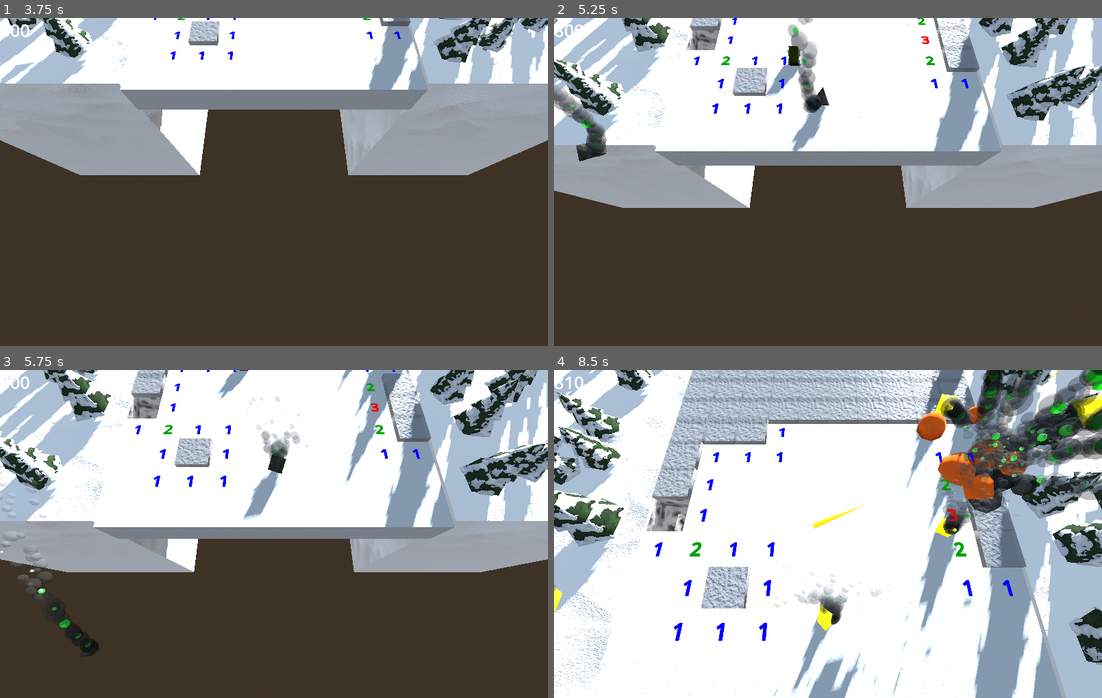
Above: before the commit, frames 1-4 (two rows, left to right).
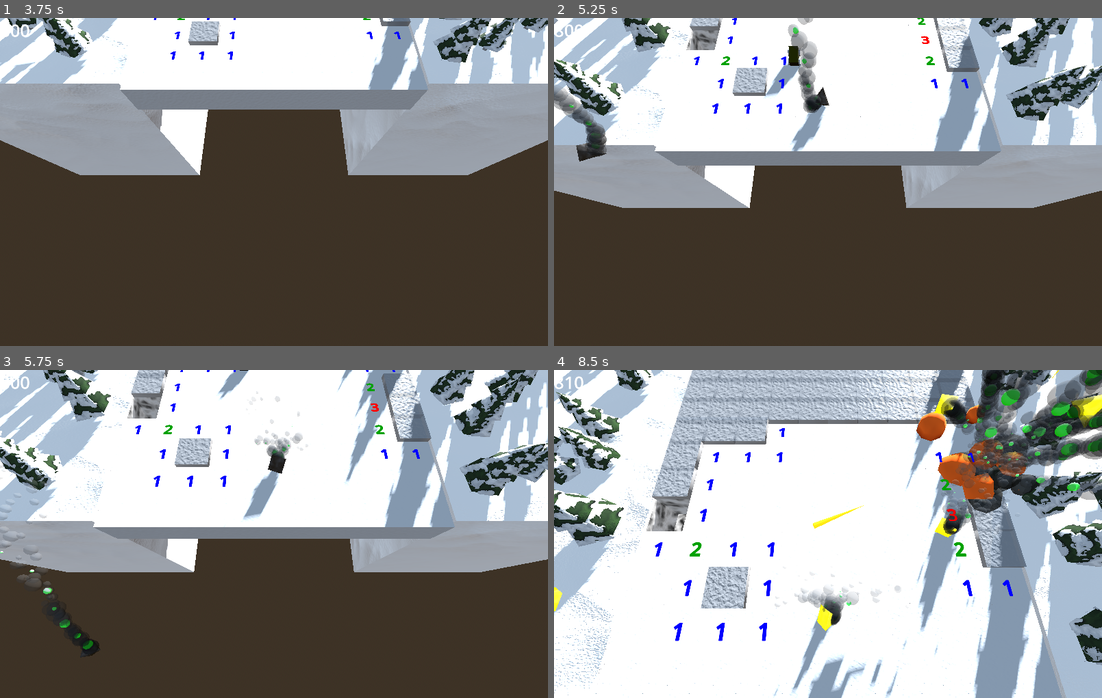
Above: after the commit, the same moments.

Repository: Blubtastic/minesweeper_2
Game: Godot game, scene res://Main.tscn
Same seed, same stepped clock (60 frames per second), same inputs: the game is played once before the commit and once after it.
Inputs:
- Up to frame 1 (3.75 s): tap Enter (ui_accept) at 0.5, 0.77, 1.52, 3.02 s; hold Up (ui_up) 0.53-2.03 s; hold Left (ui_left) 2.03-3.53 s; hold Down (ui_down) from 3.53 s (still down)
- Up to frame 2 (5.25 s): tap Enter (ui_accept) at 3.77, 4.52 s; release Down (ui_down) at 4.28 s; hold Right (ui_right) 4.28-5.03 s; hold Up (ui_up) from 5.03 s (still down)
- Up to frame 3 (5.75 s): keep holding Up (ui_up)
- Up to frame 4 (8.5 s): release Up (ui_up) at 5.78 s; hold Right (ui_right) 5.78-8.03 s; tap Enter (ui_accept) at 6.02, 6.77, 7.52 s; hold Down (ui_down) from 8.03 s (still down)

Frame 1 is identical in both runs. In frame 2, 0.1% of the frame differs, in the area x 4-49%, y 23-41%; in frame 3, 0.6%; in frame 4, 4.3%, in the area x 0-100%, y 0-100%.

Commit message:
refactor: damage detection through signals

Diff:
--- /dev/null
+++ b/icon.svg
@@ -0,0 +1 @@
+<svg xmlns="http://www.w3.org/2000/svg" width="128" height="128"><rect width="124" height="124" x="2" y="2" fill="#363d52" stroke="#212532" stroke-width="4" rx="14"/><g fill="#fff" transform="translate(12.322 12.322)scale(.101)"><path d="M105 673v33q407 354 814 0v-33z"/><path fill="#478cbf" d="m105 673 152 14q12 1 15 14l4 67 132 10 8-61q2-11 15-15h162q13 4 15 15l8 61 132-10 4-67q3-13 15-14l152-14V427q30-39 56-81-35-59-83-108-43 20-82 47-40-37-88-64 7-51 8-102-59-28-123-42-26 43-46 89-49-7-98 0-20-46-46-89-64 14-123 42 1 51 8 102-48 27-88 64-39-27-82-47-48 49-83 108 26 42 56 81zm0 33v39c0 276 813 276 814 0v-39l-134 12-5 69q-2 10-14 13l-162 11q-12 0-16-11l-10-65H446l-10 65q-4 11-16 11l-162-11q-12-3-14-13l-5-69z"/><path d="M483 600c0 34 58 34 58 0v-86c0-34-58-34-58 0z"/><circle cx="725" cy="526" r="90"/><circle cx="299" cy="526" r="90"/></g><g fill="#414042" transform="translate(12.322 12.322)scale(.101)"><circle cx="307" cy="532" r="60"/><circle cx="717" cy="532" r="60"/></g></svg>
--- a/project.godot
+++ b/project.godot
@@ -13,6 +13,7 @@
 config/name="Minesweeper 2"
 run/main_scene="res://Main.tscn"
 config/features=PackedStringArray("4.3", "GL Compatibility")
+boot_splash/show_image=false
 config/icon="res://icon.svg"
 
 [autoload]
--- a/shared/player/Player.tscn
+++ b/shared/player/Player.tscn
@@ -94,12 +94,12 @@
 [node name="CollisionShape3D" type="CollisionShape3D" parent="AlivePlayer/DamageHitbox"]
 shape = SubResource("BoxShape3D_q2sxu")
 
-[node name="Area3D" type="Area3D" parent="AlivePlayer"]
+[node name="CubeHitbox" type="Area3D" parent="AlivePlayer"]
 transform = Transform3D(1, 0, 0, 0, 1, 0, 0, 0, 1, 0, -0.0968428, 0)
 collision_layer = 8
 collision_mask = 8
 
-[node name="CollisionShape3D" type="CollisionShape3D" parent="AlivePlayer/Area3D"]
+[node name="CollisionShape3D" type="CollisionShape3D" parent="AlivePlayer/CubeHitbox"]
 shape = SubResource("CapsuleShape3D_qlff2")
 
 [node name="DeadPlayer" type="RigidBody3D" parent="AlivePlayer"]
@@ -178,3 +178,5 @@
 swing_span = 0.261799
 twist_span = 0.0
 bias = 0.01
+
+[connection signal="area_entered" from="AlivePlayer/CubeHitbox" to="AlivePlayer" method="_on_cube_hitbox_area_entered"]
--- a/shared/player/player.gd
+++ b/shared/player/player.gd
@@ -8,9 +8,10 @@
 var invincible: bool = false
 var overlapping_cubes
 var is_controllable = true
-@onready var hitbox: Area3D = $Area3D
+
+@onready var trail_vfx = preload("res://shared/cube/TrailVFX.tscn")
+@onready var hitbox: Area3D = $CubeHitbox
 @onready var damage_hitbox: Area3D = $DamageHitbox
-@onready var trail_vfx = preload("res://shared/cube/TrailVFX.tscn")
 
 func _physics_process(delta: float) -> void:
 	var cubes = get_tree().get_nodes_in_group("cubes")
@@ -18,9 +19,6 @@
 	for overlapping_cube in overlapping_cubes:
 		if overlapping_cube in cubes:
 			overlapping_cube.handle_uncleared_pressed()
-	var overlapping_damage = damage_hitbox.get_overlapping_areas()
-	if len(overlapping_damage) > 0:
-		damage_player()
 
 	if not is_on_floor():
 		velocity += get_gravity() * 2 * delta
@@ -58,3 +56,6 @@
 		TrailVfx.get_node("Fire").emitting = false
 		await get_tree().create_timer(1.0).timeout
 		TrailVfx.queue_free()
+
+func _on_cube_hitbox_area_entered(_area: Area3D) -> void:
+	damage_player()
Not shown, added: icon.svg.import
